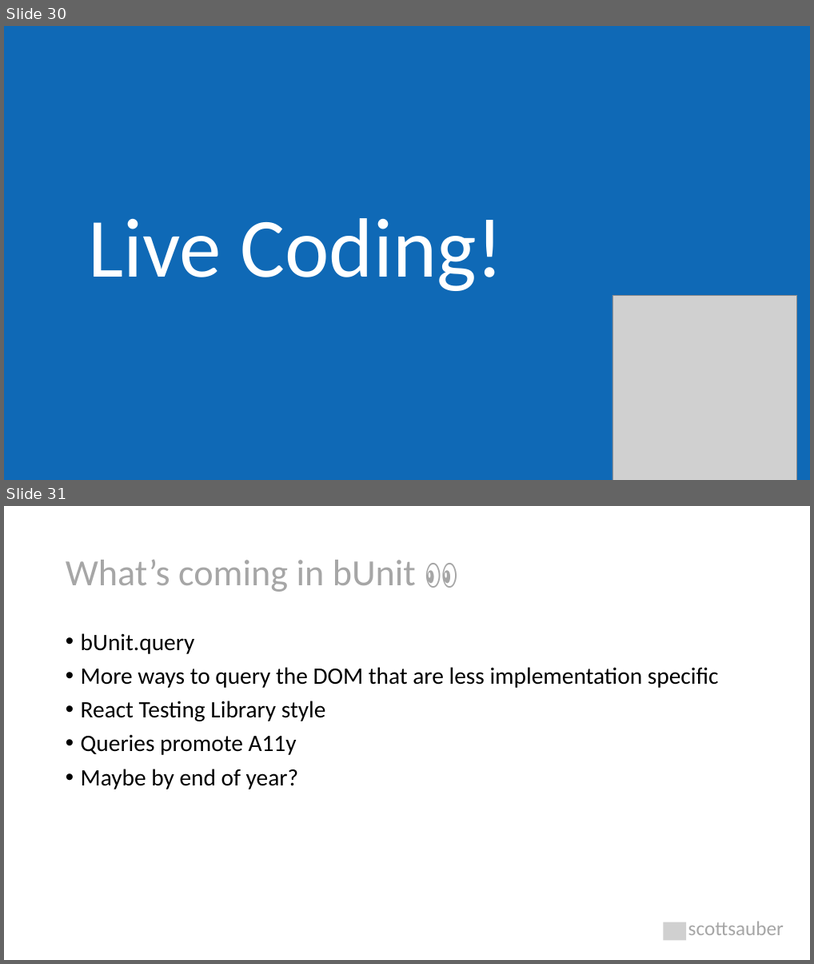
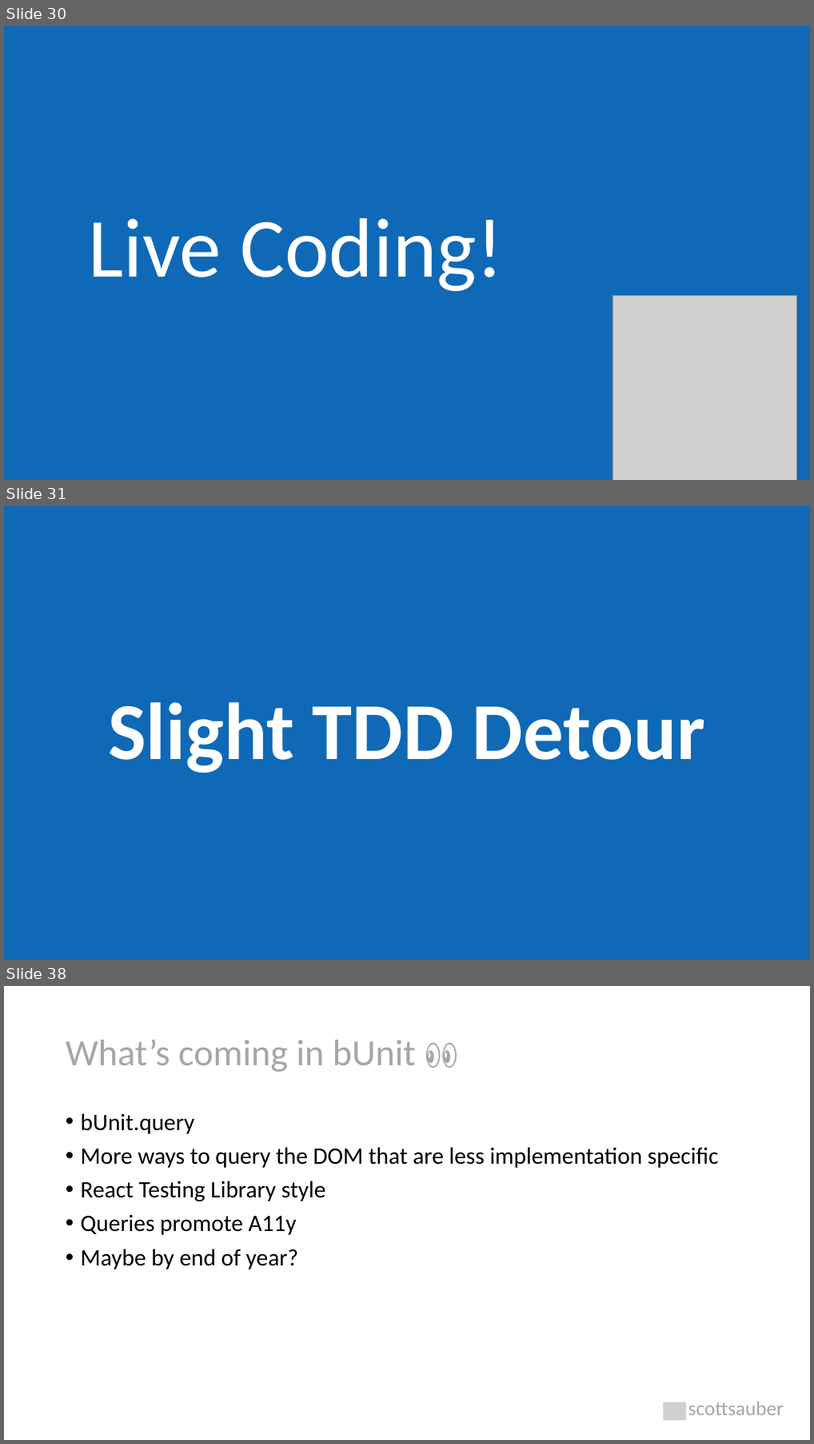
Before and after one commit to scottsauber/talks, a slide deck: 2023-11-09-JetBrains-TDDWithBlazor/TDD with Blazor.pptx. Shown one above the other, each under a label of ours: slides 30 and 31 before the commit, slides 30, 31 and 38 after it; the slides between them are not shown. The pictures are 814x964 and 814x1444 pixels, drawn with LibreOffice and Linux fonts; fonts in the diff are those of the drawing; grey boxes stand for pictures. Boxes give left, top, right and bottom in pixels: in the first picture for what was removed or moved away, otherwise in the second. Text is boxed around its words. In the diff, an @@ line names an element or a change of style, - is before the commit and + after.

```diff
--- a/2023-11-09-JetBrains-TDDWithBlazor/TDD with Blazor.pptx
+++ b/2023-11-09-JetBrains-TDDWithBlazor/TDD with Blazor.pptx
@@ slide 31 added at [4, 506, 810, 960], background #0F69B6 @@
@@ title added at [108, 702, 706, 772], 96 pt, text #FFFFFF, bold @@
+Slight TDD Detour
@@ what was slide 31 is now slide 38 @@
```
Also in this commit, not shown: 8 other slides added, 14 other files.
